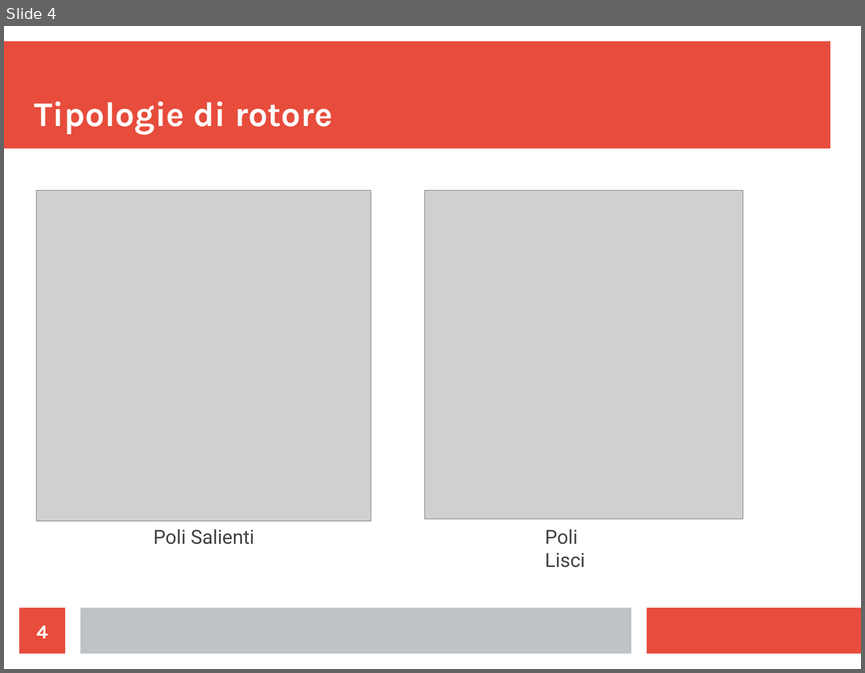
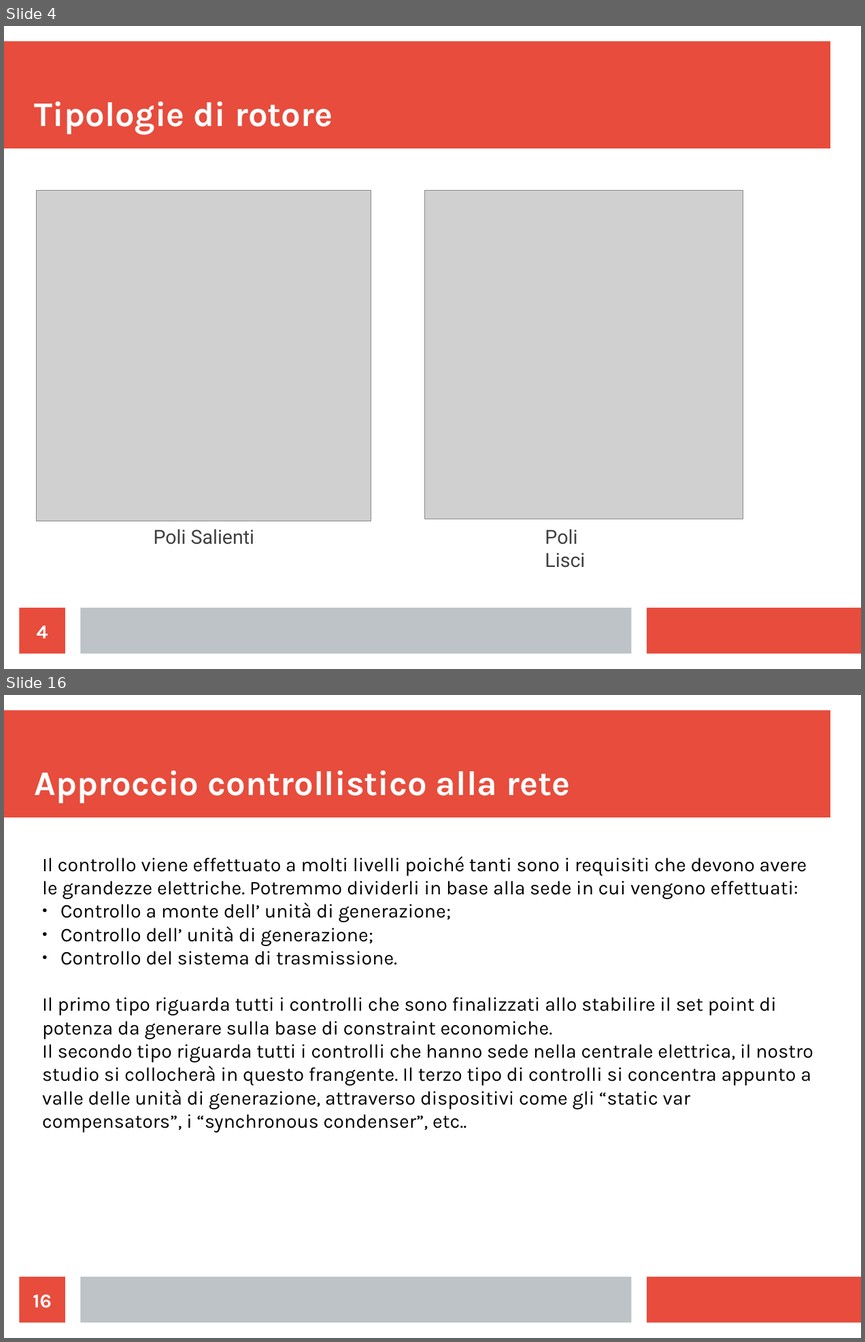
Before and after one commit to LeonardoSalustri/Tesi, a slide deck: Formule_presentazione/Presentazione.odp. Shown one above the other, each under a label of ours: slide 4 before the commit, slides 4 and 16 after it; the slides between them are not shown. The pictures are 865x673 and 865x1342 pixels, drawn with LibreOffice and Linux fonts; fonts in the diff are those of the drawing; grey boxes stand for pictures. Boxes give left, top, right and bottom in pixels: in the first picture for what was removed or moved away, otherwise in the second. Text is boxed around its words. In the diff, an @@ line names an element or a change of style, - is before the commit and + after.

```diff
--- a/Formule_presentazione/Presentazione.odp
+++ b/Formule_presentazione/Presentazione.odp
@@ slide 16 added at <box>4,695,861,1338</box>, background #FFFFFF; not listed: 3 template elements that a slide beside it also shows @@
@@ title added at <box>35,770,570,803</box>, 32 pt, text #FFFFFF, bold @@
+Approccio controllistico alla rete
@@ text added at <box>42,856,813,1132</box>, 18 pt, text #000000 @@
+Il controllo viene effettuato a molti livelli poiché tanti sono i requisiti che devono avere le grandezze elettriche. Potremmo dividerli in base alla sede in cui vengono effettuati:
+● Controllo a monte dell’ unità di generazione;
+● Controllo dell’ unità di generazione;
+● Controllo del sistema di trasmissione.
+Il primo tipo riguarda tutti i controlli che sono finalizzati allo stabilire il set point di potenza da generare sulla base di constraint economiche.
+Il secondo tipo riguarda tutti i controlli che hanno sede nella centrale elettrica, il nostro studio si collocherà in questo frangente. Il terzo tipo di controlli si concentra appunto a valle delle unità di generazione, attraverso dispositivi come gli “static var compensators”, i “synchronous condenser”, etc..
@@ page number added at <box>20,1276,65,1323</box>, fill #E74C3C, 18 pt, text #FFFFFF, bold @@
+16
```
Also in this commit, not shown: 4 slides changed, 28 other slides added, 50 other files.
